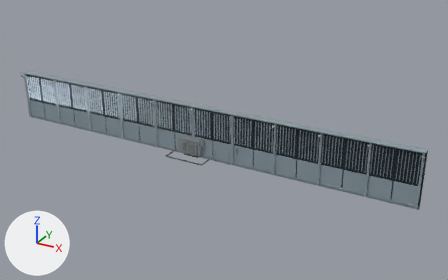
The glTF model public/models/hall-finish.glb, before and after one commit.
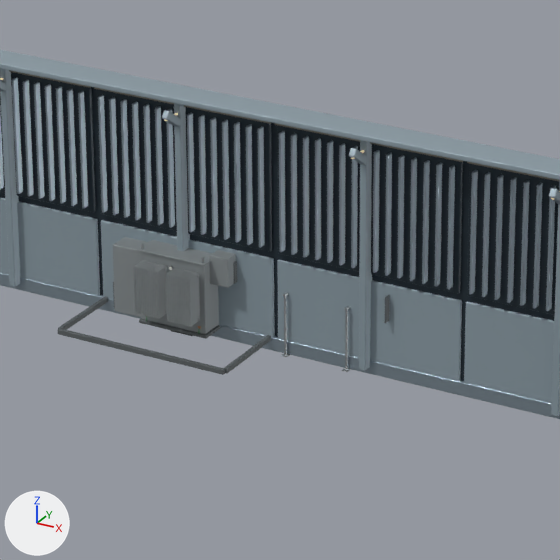
Each version is shown whole from a 50 mm camera at (40.7, -65.7, 36.1) aimed at (3.4, 2.1, 2.2), then close up on the part from 34% to 61% of the width and 30% to 73% of the height. The lights are fixed; the arrows at lower left show +X, +Y and +Z. The first two pictures are the older version. Where no turn or scale is listed for an object, it has been applied to the vertices.

Names of what the first close-up shows: 'HALL_UNITSUB ANSI 61 grey enamel', 'HALL_UNITSUB ANSI 61 grey, shaded seams', 'HALL_UNITSUB Galvanised strut', 'SERVICE_WALL Precision folded graphite', 'SERVICE_WALL Satin cabinet hardware', 'SERVICE_WALL Soft satin architectural panel' and 1 more.
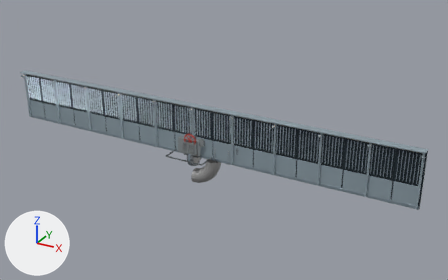
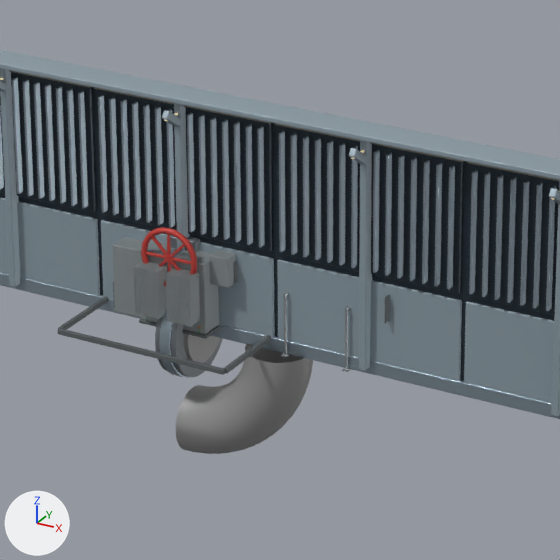
What the commit changed:
Material 'Painted pipe body (recoloured in viewer)' (mat_painted_pipe_body__recoloured_in_viewer) is new.
Its base color is (0.3, 0.3, 0.3) (grey #959595).
Its metallic is 0.1.
Its roughness is 0.42.
Material 'Handwheel, safety red' (mat_handwheel__safety_red) is new.
Its base color is (0.55, 0.05, 0.04) (red #c43f38).
Its metallic is 0.1.
Its roughness is 0.45.
Material 'Butterfly valve body, epoxy grey' (mat_butterfly_valve_body__epoxy_grey) is new.
Its base color is (0.16, 0.18, 0.2) (grey #6f767c).
Its metallic is 0.3.
Its roughness is 0.45.
Mesh me_cylinder_032 is new.
It is a 32-sided cylinder along x spanning x -0.5..0.5, y -1.0..1.0, z -1.0..1.0.
It uses material mat_painted_pipe_body__recoloured_in_viewer (grey #959595).
Mesh me_cylinder_036 is new.
It has 320 vertices, 596 faces and spans x -0.34..0.34, y -1.5..1.5, z -1.5..1.5.
It uses material mat_satin_cabinet_hardware (grey #99aab5).
Mesh me_long_radius_90_degree_elbow is new.
It has 544 vertices, 1024 faces and spans x 0.0..4.0, y -1.0..1.0, z -4.0..0.0.
It uses material mat_painted_pipe_body__recoloured_in_viewer (grey #959595).
Mesh me_cylinder_045 is new.
It is a 12-sided cylinder along y spanning x -0.12..0.12, y -1.1..-0.4, z 2.53..2.77.
It uses material mat_satin_cabinet_hardware (grey #99aab5).
Mesh me_torus is new.
It has 640 vertices, 1264 faces and spans x -0.94..0.94, y -1.21..-1.03, z 1.71..3.59.
It uses material mat_handwheel__safety_red (red #c43f38).
Mesh me_gear_operator is new.
It has 256 vertices, 500 faces and spans x -0.45..0.45, y -1.45..1.45, z -1.45..3.0.
It uses material mat_butterfly_valve_body__epoxy_grey (grey #6f767c).
Object 'Straight pipe, unit length along x' (ob_straight_pipe__unit_length_along_x) is new; it shows me_cylinder_032.
Its location is (0.0, 0.0, 0.0).
Object 'PIPE_FLANGE Satin cabinet hardware' (ob_pipe_flange_satin_cabinet_hardware) is new; it shows me_cylinder_036.
Its location is (0.0, 0.0, 0.0).
Object 'Long-radius 90 degree elbow' (ob_long_radius_90_degree_elbow) is new; it shows me_long_radius_90_degree_elbow.
Its location is (0.0, 0.0, 0.0).
Object 'Handwheel stem' (ob_handwheel_stem) is new; it shows me_cylinder_045.
Its location is (0.0, 0.0, 0.0).
Object 'BUTTERFLY_VALVE Handwheel, safety red' (ob_butterfly_valve_handwheel__safety_red) is new; it shows me_torus.
Its location is (0.0, 0.0, 0.0).
Object 'BUTTERFLY_VALVE Butterfly valve body, epoxy grey' (ob_butterfly_valve_butterfly_valve_body__epoxy_grey) is new; it shows me_gear_operator.
Its location is (0.0, 0.0, 0.0).

Changed parts and their boxes (x1, y1, x2, y2) in the close-ups (560 x 560 px):
'Long-radius 90 degree elbow', added
    after: (176, 344, 313, 454)
'BUTTERFLY_VALVE Butterfly valve body, epoxy grey', added
    after: (155, 235, 223, 377)
'BUTTERFLY_VALVE Handwheel, safety red', added (red)
    after: (141, 227, 198, 287)
'Straight pipe, unit length along x', added
    after: (184, 334, 220, 363)
'PIPE_FLANGE Satin cabinet hardware', added
    after: (159, 308, 188, 378)
'Handwheel stem', added
    after: (171, 247, 185, 257)
